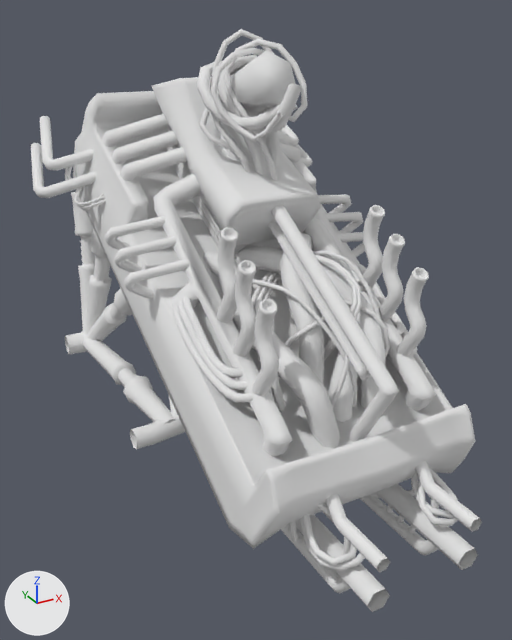
An edit to the OBJ model data/assets/meshes/chassis-lvl3.obj, drawn before and after from the same camera.
Both versions are drawn from a 50 mm camera at (-3.81, -6.55, 2.58) aimed at (-0.12, 0.16, -0.77). The lights are fixed; the arrows at lower left show +X, +Y and +Z. Where no turn or scale is listed for an object, it has been applied to the vertices. Vertices at the same position are counted once.

Script lines for the objects in view, before the commit:
```python
ob_chassis_lvl1_base_chassis_lvl1_cube_001 = bpy.data.objects.new('Chassis-Lvl1-Base_Chassis-Lvl1_Cube.001', me_chassis_lvl1_base_chassis_lvl1_cube_001)
ob_chassis_lvl1_base_chassis_lvl1_cube_001.location = (0.0, 0.0, 0.0)
ob_chassis_lvl2_addons_chassis_lvl1_cube_006 = bpy.data.objects.new('Chassis-Lvl2-Addons_Chassis-Lvl1_Cube.006', me_chassis_lvl2_addons_chassis_lvl1_cube_006)
ob_chassis_lvl2_addons_chassis_lvl1_cube_006.location = (0.0, 0.0, 0.0)
ob_chassis_lvl3_addons_chassis_lvl1_cube_003 = bpy.data.objects.new('Chassis-Lvl3-Addons_Chassis-Lvl1_Cube.003', me_chassis_lvl3_addons_chassis_lvl1_cube_003)
ob_chassis_lvl3_addons_chassis_lvl1_cube_003.location = (0.0, 0.0, 0.0)
ob_cylinder_016_cylinder_000 = bpy.data.objects.new('Cylinder.016_Cylinder.000', me_cylinder_016_cylinder_000)
ob_cylinder_016_cylinder_000.location = (0.0, 0.0, 0.0)
```
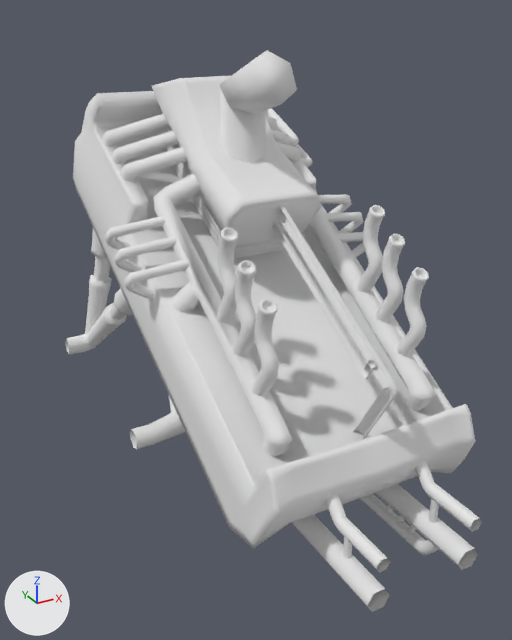
Boxes [x1, y1, x2, y2] around the edits, measured in the pictures (512 x 640 px):
'Cylinder.016_Cylinder.000', deleted: before [173, 29, 418, 448]
'Chassis-Lvl3-Addons_Chassis-Lvl1_Cube.003', reshaped: before [31, 116, 438, 593]; after [268, 108, 438, 555]
part 1 of me_chassis_lvl2_addons_chassis_lvl1_cube_006, deleted: before [289, 464, 458, 571]
part 2 of me_chassis_lvl3_addons_chassis_lvl1_cube_003, deleted: before [31, 116, 350, 593]
part 3 of me_chassis_lvl3_addons_chassis_lvl1_cube_003, deleted: before [268, 206, 396, 442]

The change, as a list of edits to the scene's bpy script:
```text
Change me_chassis_lvl2_addons_chassis_lvl1_cube_006:
    used by ob_chassis_lvl2_addons_chassis_lvl1_cube_006; location = (0.0, 0.0, 0.0)
    remove me_chassis_lvl2_addons_chassis_lvl1_cube_006.from_pydata(...)  # 1796 vertices, 3284 faces; spans x -1.73..1.73, y -2.89..3.02, z -2.45..0.67
    add me_chassis_lvl2_addons_chassis_lvl1_cube_006.from_pydata(...)  # 1400 vertices, 2564 faces; spans x -1.73..1.73, y -2.89..3.02, z -2.16..0.67
    me_chassis_lvl2_addons_chassis_lvl1_cube_006 part 1: 6 loose pieces with 396 vertices, spanning x -0.86..0.86, y -2.59..-1.25, z -2.45..-1.66, are deleted
Change me_chassis_lvl3_addons_chassis_lvl1_cube_003:
    used by ob_chassis_lvl3_addons_chassis_lvl1_cube_003; location = (0.0, 0.0, 0.0)
    remove me_chassis_lvl3_addons_chassis_lvl1_cube_003.from_pydata(...)  # 2556 vertices, 4776 faces, 16 loose edges; spans x -2.02..2.02, y -2.5..3.72, z -2.65..1.31
    add me_chassis_lvl3_addons_chassis_lvl1_cube_003.from_pydata(...)  # 806 vertices, 1452 faces, 8 loose edges; spans x 0.0..2.02, y -2.5..3.72, z -2.65..1.31
    me_chassis_lvl3_addons_chassis_lvl1_cube_003 part 2: 14 loose pieces with 1708 vertices, spanning x -2.02..1.64, y -2.5..3.72, z -2.65..1.31, are deleted
    me_chassis_lvl3_addons_chassis_lvl1_cube_003 part 3
    42 vertices are removed from x -0.09..-0.04, y -2.24..0.33, z -1.67..0.84
    96 faces are deleted
Remove ob_cylinder_016_cylinder_000:
    ob_cylinder_016_cylinder_000 = bpy.data.objects.new('Cylinder.016_Cylinder.000', me_cylinder_016_cylinder_000)
    ob_cylinder_016_cylinder_000.location = (0.0, 0.0, 0.0)
```
